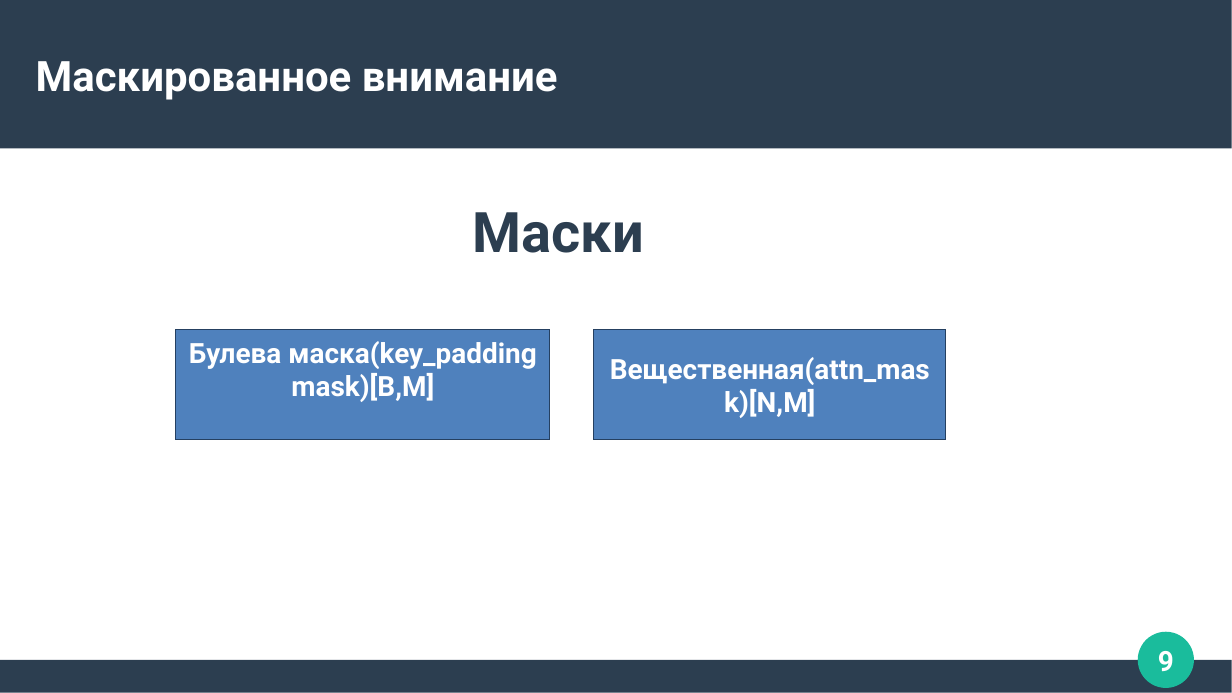
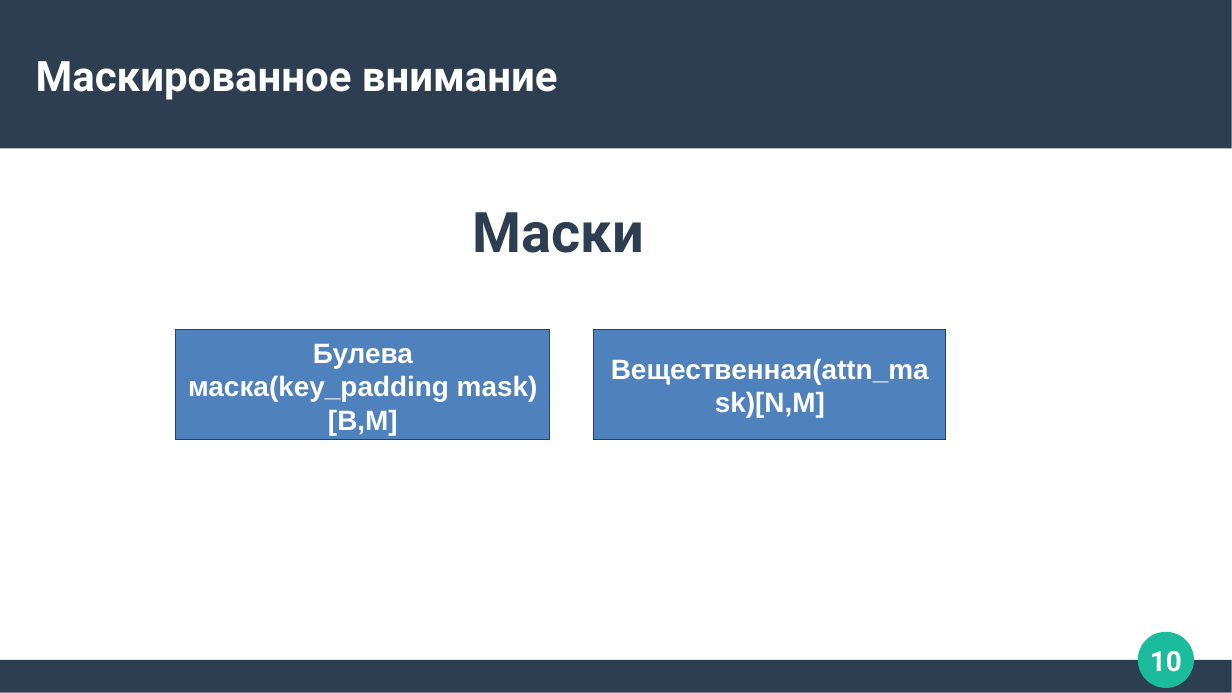
Before and after one commit to Zorinal/FilmBot, a slide deck: slide 10 of Трансфомеры.pptx (slide 9 before the commit). Drawn at 1232x693 pixels with LibreOffice and Linux fonts; fonts in the diff are those of the drawing. Boxes give left, top, right and bottom in pixels: in the first picture for what was removed or moved away, otherwise in the second. Text is boxed around its words. In the diff, an @@ line names an element or a change of style, - is before the commit and + after.

```diff
--- a/Трансфомеры.pptx
+++ b/Трансфомеры.pptx
@@ text "Булева маска(key_padding mask)[B,M]" at [188,344,538,435]: font Roboto to Arial @@
@@ rectangle "Вещественная(attn_mask)[N,M]" at [594,330,946,439]: font Roboto to Arial @@
@@ page number at [1150,651,1182,672]: text changed @@
-9
+10
```
Also in this commit, not shown: 12 other slides changed, 1 slide added.
